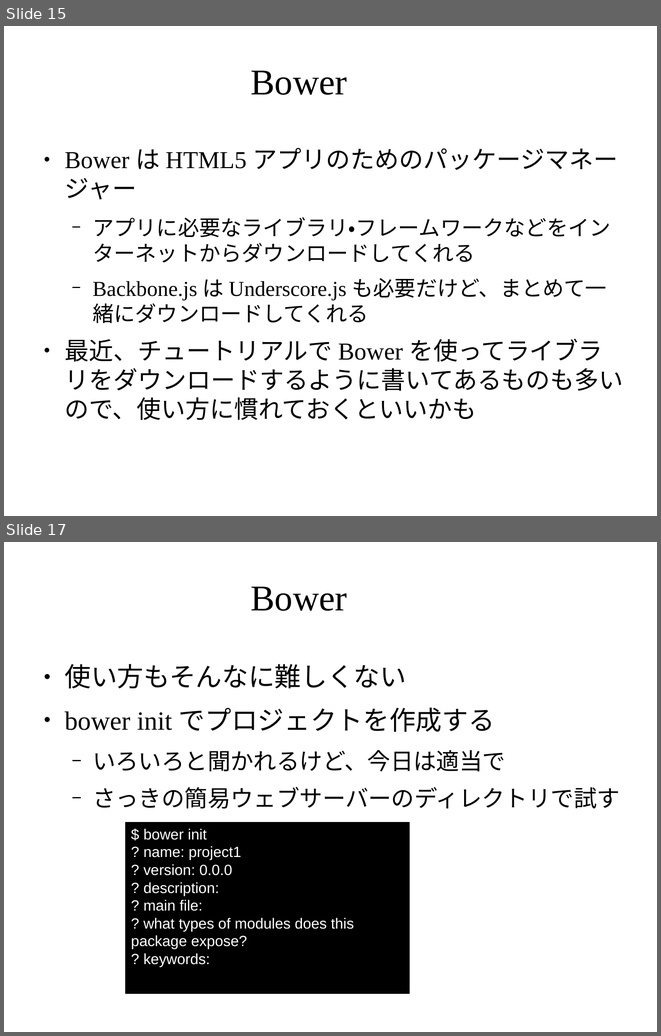
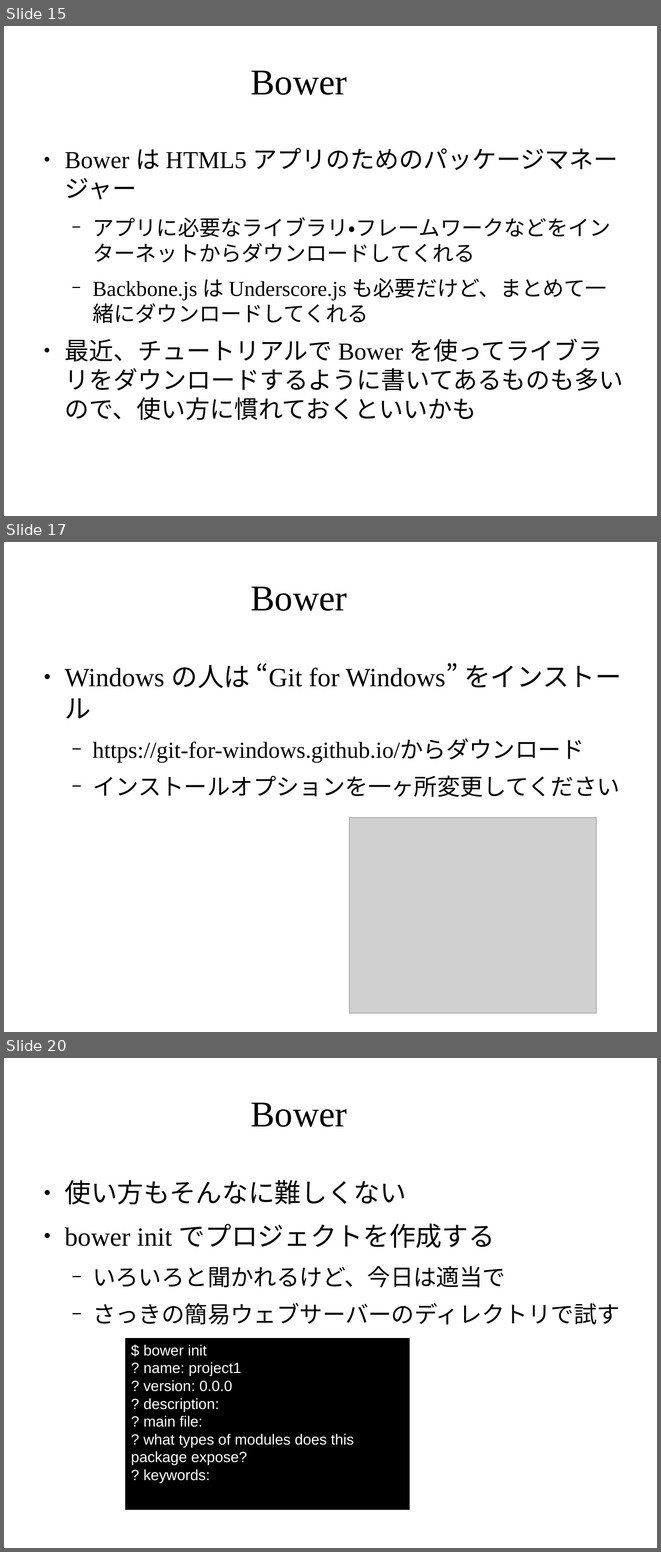
Before and after one commit to masakura/slides, a slide deck: html5jk#1/slide3.odp. Shown one above the other, each under a label of ours: slides 15 and 17 before the commit, slides 15, 17 and 20 after it; the slides between them are not shown. The pictures are 661x1036 and 661x1552 pixels, drawn with LibreOffice and Linux fonts; fonts in the diff are those of the drawing; grey boxes stand for pictures; background and template pictures are left out. Boxes give left, top, right and bottom in pixels: in the first picture for what was removed or moved away, otherwise in the second. Text is boxed around its words. In the diff, an @@ line names an element or a change of style, - is before the commit and + after.

```diff
--- a/html5jk#1/slide3.odp
+++ b/html5jk#1/slide3.odp
@@ slide 17 added at (x1=4, y1=542, x2=657, y2=1032), background picture (left out) @@
@@ title added at (x1=250, y1=587, x2=347, y2=611), 44 pt, text #000000 @@
+Bower
@@ text added at (x1=64, y1=663, x2=621, y2=797), 28 pt, text #000000 @@
+● Windows の人は “Git for Windows” をインストール
+  − https://git-for-windows.github.io/からダウンロード
+  − インストールオプションを一ヶ所変更してください
@@ picture added at (x1=350, y1=818, x2=597, y2=1014) @@
@@ what was slide 17 is now slide 20 @@
```
Also in this commit, not shown: 2 slides changed, 2 other slides added, 1 other file.
